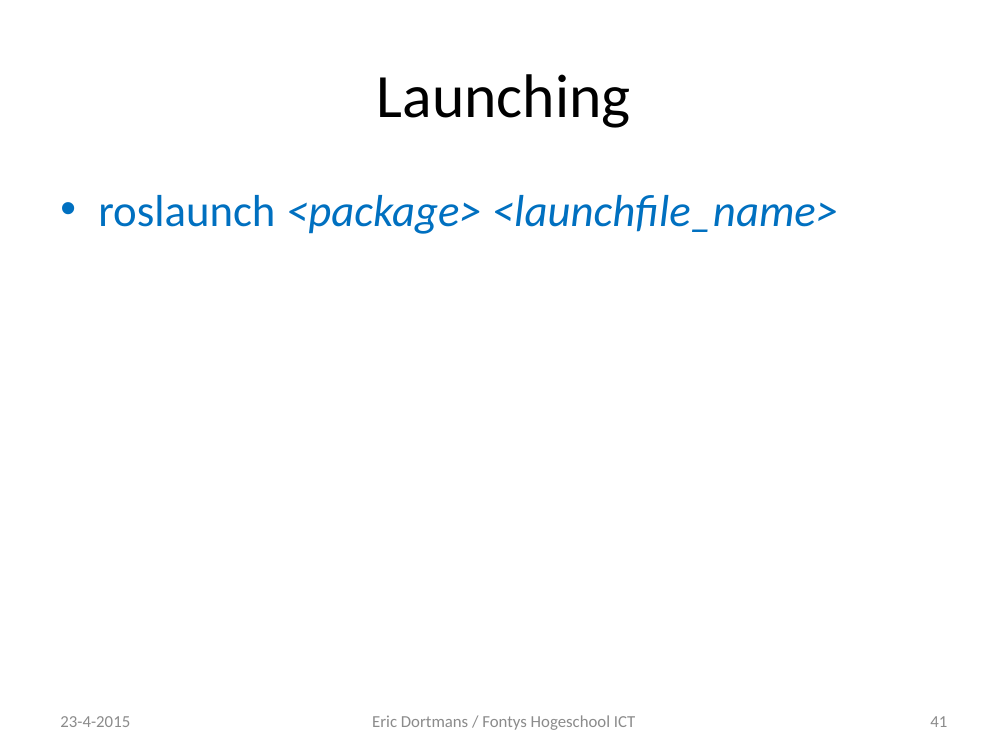
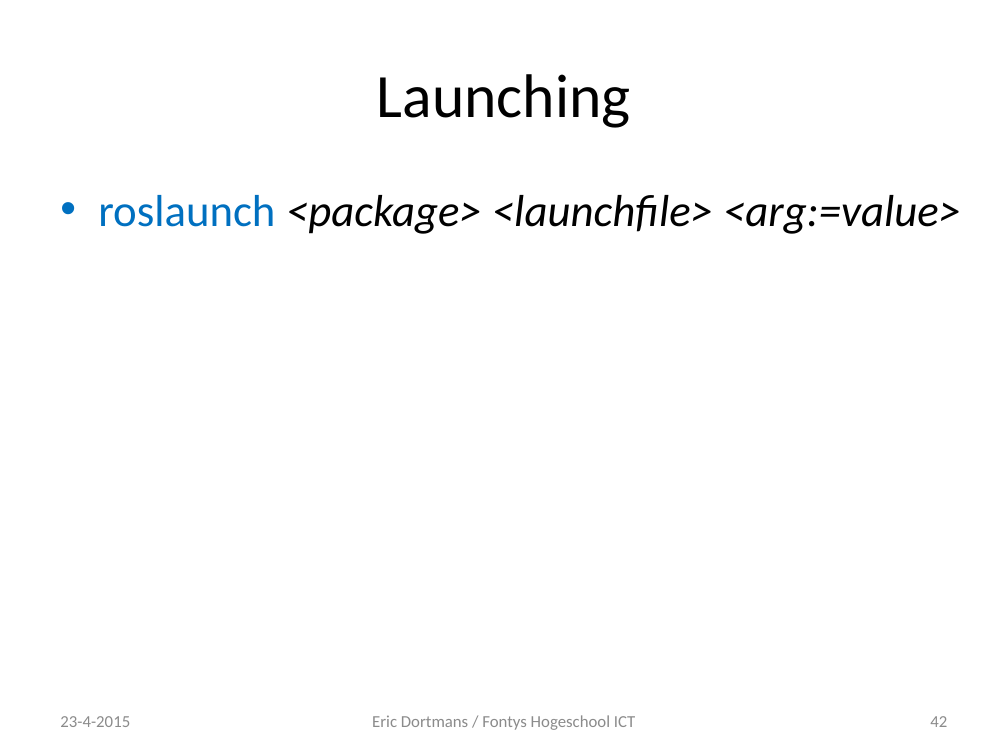
Before and after one commit to dortmans/ros_workshop, a slide deck: slide 42 of deel1.pptx (slide 41 before the commit). Drawn at 1008x756 pixels with LibreOffice and Linux fonts; fonts in the diff are those of the drawing. Boxes give left, top, right and bottom in pixels: in the first picture for what was removed or moved away, otherwise in the second. Text is boxed around its words. In the diff, an @@ line names an element or a change of style, - is before the commit and + after.

```diff
--- a/deel1.pptx
+++ b/deel1.pptx
@@ text at [98,195,961,234]: text changed; text colour #0070C0 to #000000 @@
-• roslaunch <package> <launchfile_name>
+• roslaunch <package> <launchfile> <arg:=value>
@@ page number at [930,716,947,727]: text changed @@
-41
+42
```
Also in this commit, not shown: 10 other slides changed, 1 slide added, 6 slides removed.
